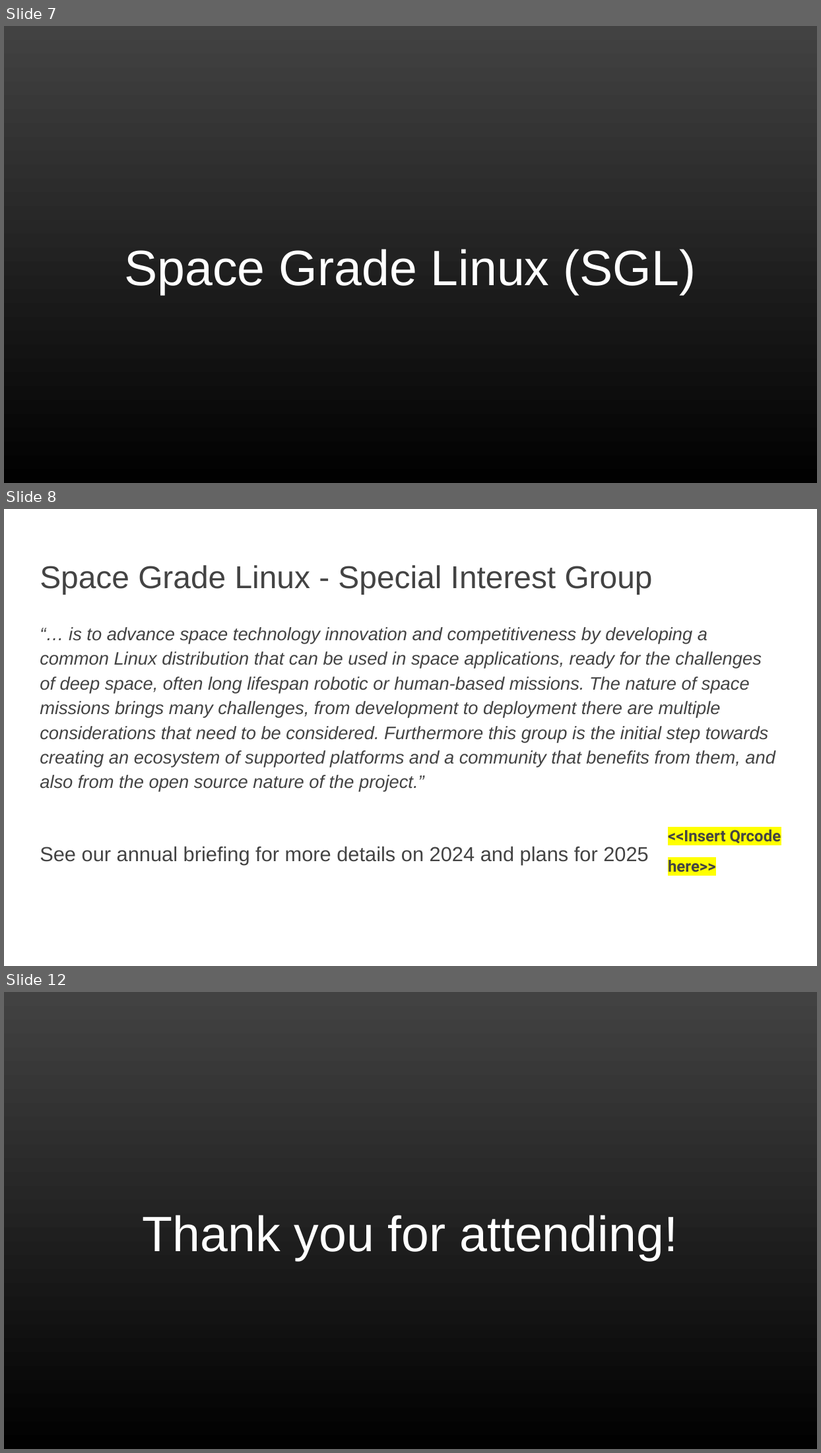
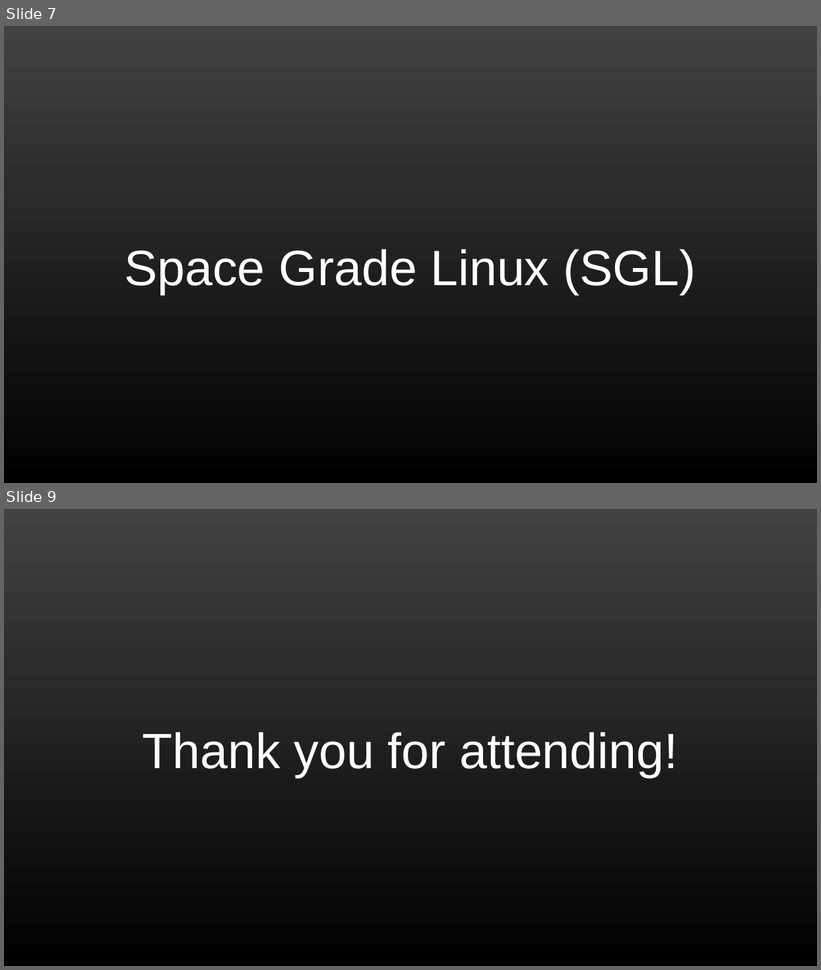
Before and after one commit to elisa-tech/wg-aerospace, a slide deck: presentations/ELISA-FSW-March2025.pptx. Shown one above the other, each under a label of ours: slides 7, 8 and 12 before the commit, slides 7 and 9 after it; the slides between them are not shown. The pictures are 821x1453 and 821x970 pixels, drawn with LibreOffice and Linux fonts; fonts in the diff are those of the drawing; background and template pictures are left out. Boxes give left, top, right and bottom in pixels: in the first picture for what was removed or moved away, otherwise in the second. Text is boxed around its words. In the diff, an @@ line names an element or a change of style, - is before the commit and + after.

Commit message:
Dropped SGL section and added annual update links

```diff
--- a/presentations/ELISA-FSW-March2025.pptx
+++ b/presentations/ELISA-FSW-March2025.pptx
@@ slide 8 removed at (x1=4, y1=509, x2=817, y2=966), background #FFFFFF @@
@@ title removed at (x1=40, y1=565, x2=653, y2=594) @@
-Space Grade Linux - Special Interest Group
@@ text removed at (x1=40, y1=627, x2=776, y2=865) @@
-“… is to advance space technology innovation and competitiveness by developing a common Linux distribution that can be used in space applications, ready for the challenges of deep space, often long lifespan robotic or human-based missions. The nature of space missions brings many challenges, from development to deployment there are multiple considerations that need to be considered. Furthermore this group is the initial step towards creating an ecosystem of supported platforms and a community that benefits from them, and also from the open source nature of the project.”
-See our annual briefing for more details on 2024 and plans for 2025
@@ text removed at (x1=668, y1=830, x2=781, y2=877) @@
-<<Insert Qrcode here>>
@@ what was slide 12 is now slide 9 @@
```
Also in this commit, not shown: 4 slides changed, 2 other slides removed.
